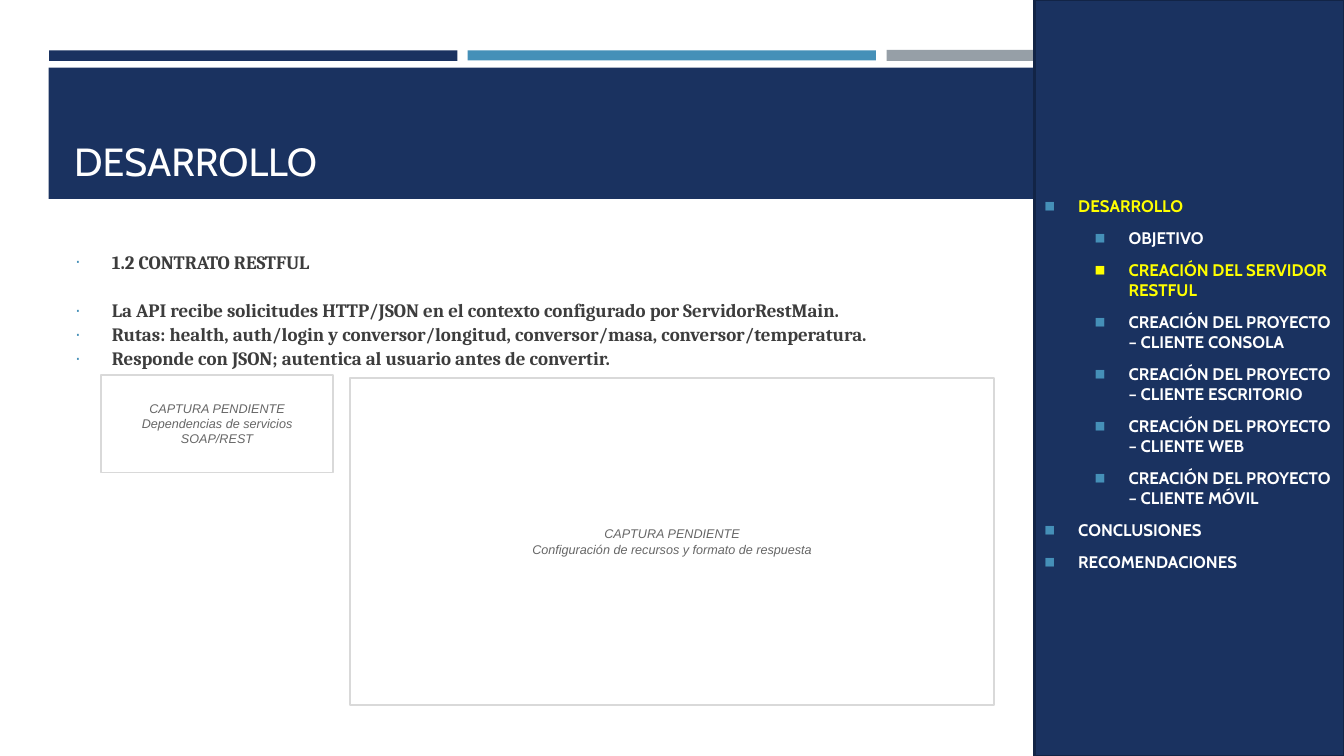
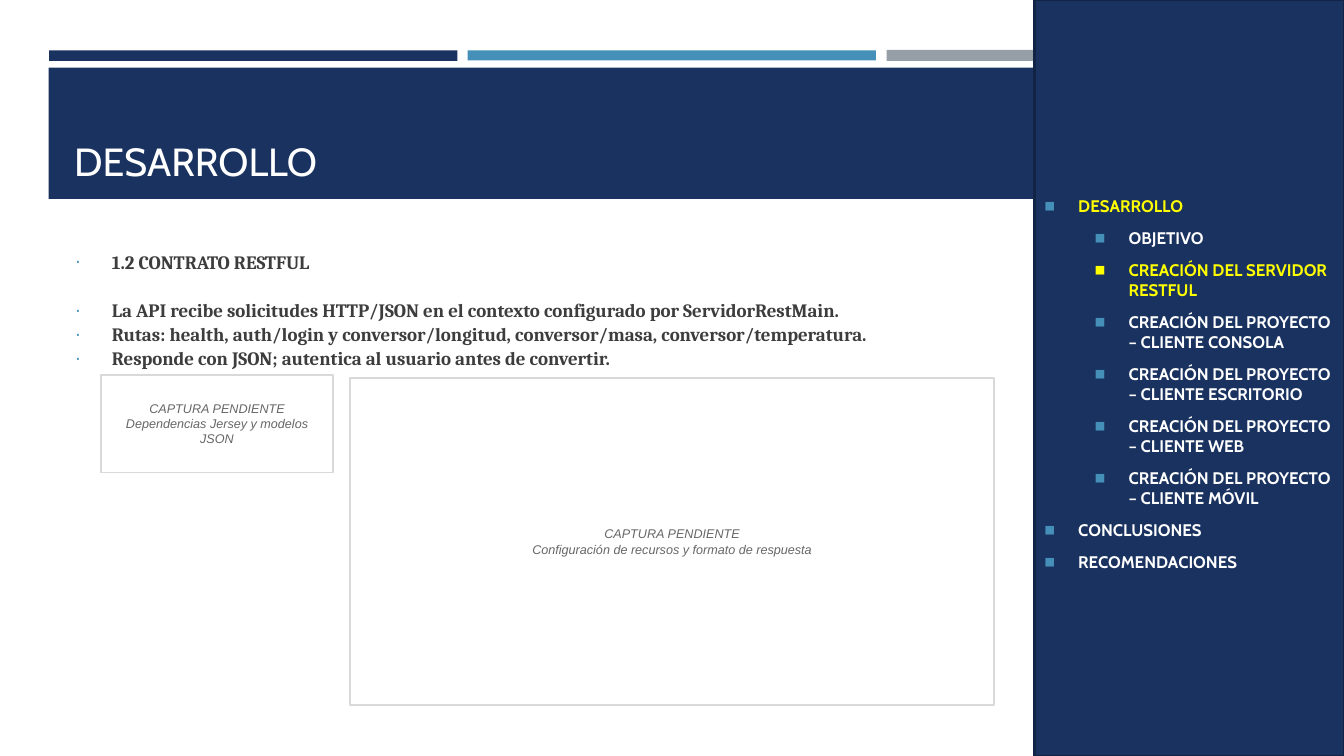
Before and after one commit to gamurigm/u1-arquitectura-documentacion-gr09, a slide deck: slide 5 of TI.1.3. PAO202651_RESTFUL_JAVA_SINBDD_NRC36884_GR09/05. DOCUMENTACION/02. MANUAL TECNICO/MANUAL_RESTFUL_JAVA_SINBDD_GR09.pptx. Drawn at 1344x756 pixels with LibreOffice and Linux fonts; fonts in the diff are those of the drawing. Boxes give left, top, right and bottom in pixels: in the first picture for what was removed or moved away, otherwise in the second. Text is boxed around its words. In the diff, an @@ line names an element or a change of style, - is before the commit and + after.

```diff
--- a/TI.1.3. PAO202651_RESTFUL_JAVA_SINBDD_NRC36884_GR09/05. DOCUMENTACION/02. MANUAL TECNICO/MANUAL_RESTFUL_JAVA_SINBDD_GR09.pptx
+++ b/TI.1.3. PAO202651_RESTFUL_JAVA_SINBDD_NRC36884_GR09/05. DOCUMENTACION/02. MANUAL TECNICO/MANUAL_RESTFUL_JAVA_SINBDD_GR09.pptx
@@ text in rectangle at bbox=[126, 419, 308, 443]: text changed @@
-Dependencias de servicios SOAP/REST
+Dependencias Jersey y modelos JSON
```
Also in this commit, not shown: 1 other slide changed.
